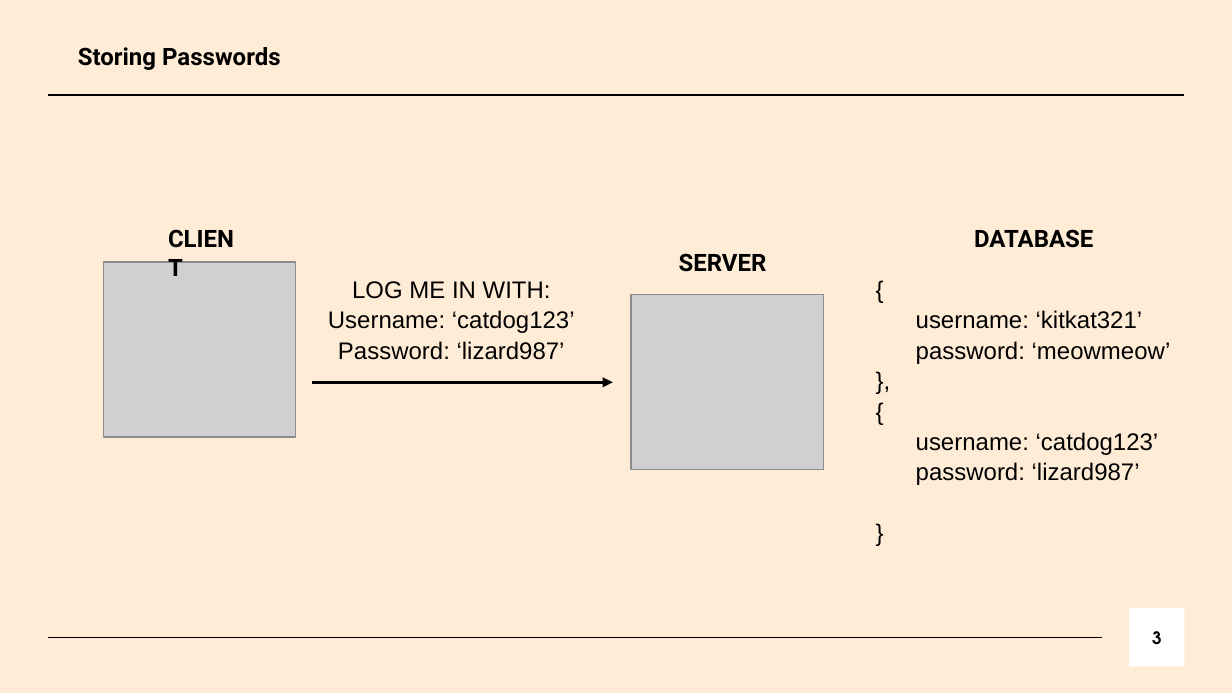
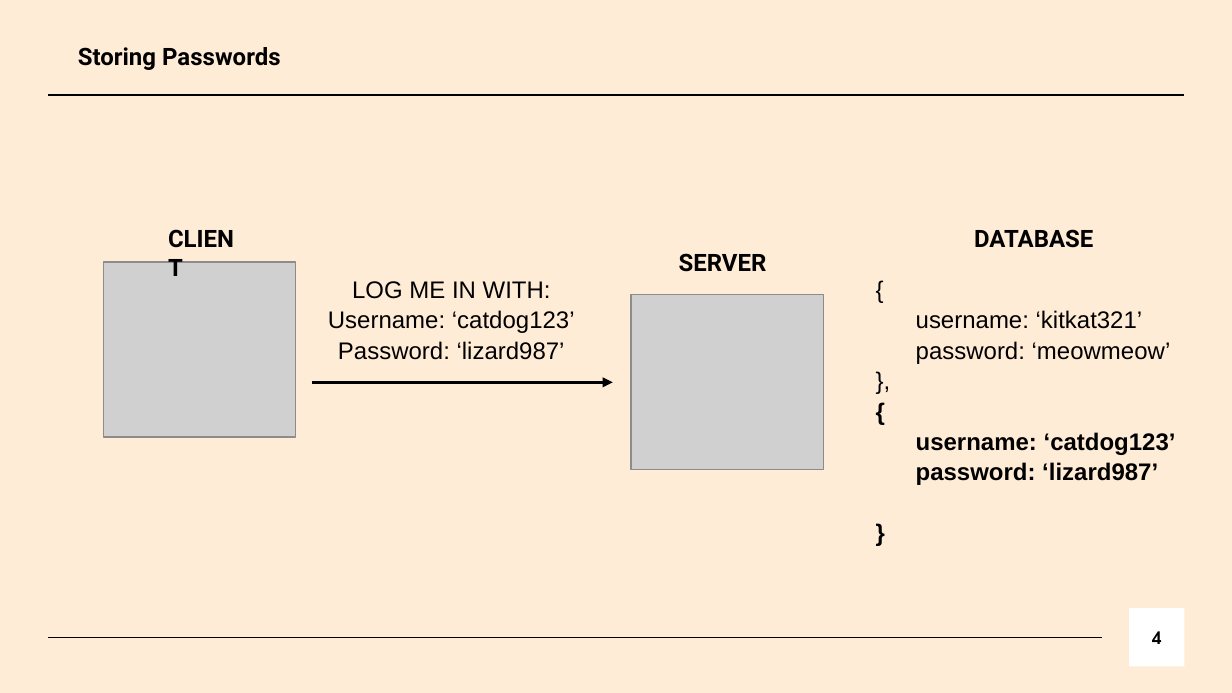
Before and after one commit to bmarieay/CS-131-Spring22-Pierce, a slide deck: slide 4 of Marie Antonette Bacay/Authentication.pptx (slide 3 before the commit). Drawn at 1232x693 pixels with LibreOffice and Linux fonts; fonts in the diff are those of the drawing; grey boxes stand for pictures. Boxes give left, top, right and bottom in pixels: in the first picture for what was removed or moved away, otherwise in the second. Text is boxed around its words. In the diff, an @@ line names an element or a change of style, - is before the commit and + after.

```diff
--- a/Marie Antonette Bacay/Authentication.pptx
+++ b/Marie Antonette Bacay/Authentication.pptx
@@ text at <box>916,432,1176,485</box>: bold on in "{", "username: ‘catdog123’", "password: ‘lizard987’", "}" @@
@@ page number at <box>1152,631,1162,644</box>: text changed @@
-3
+4
```
Also in this commit, not shown: 4 other slides changed, 2 slides added.
